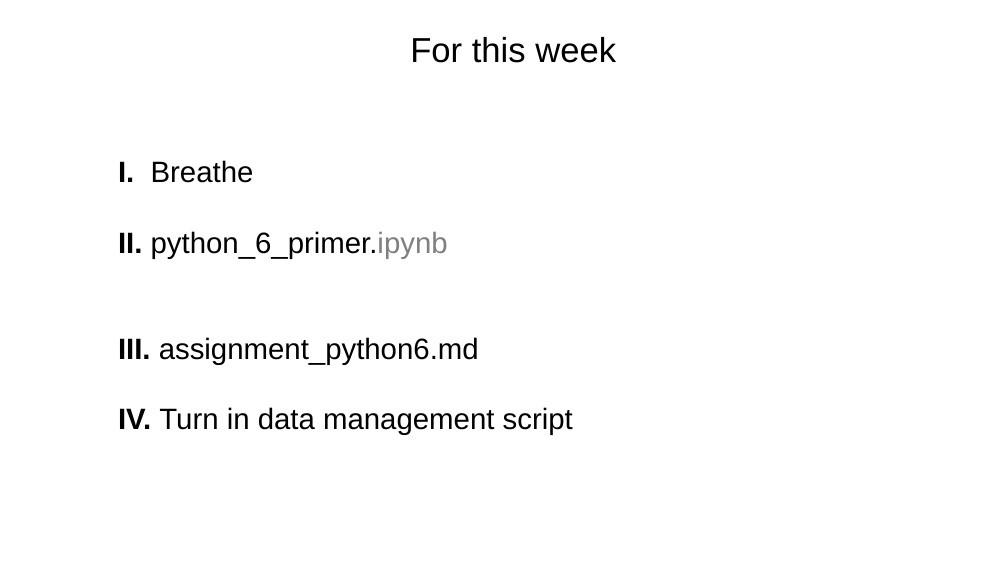
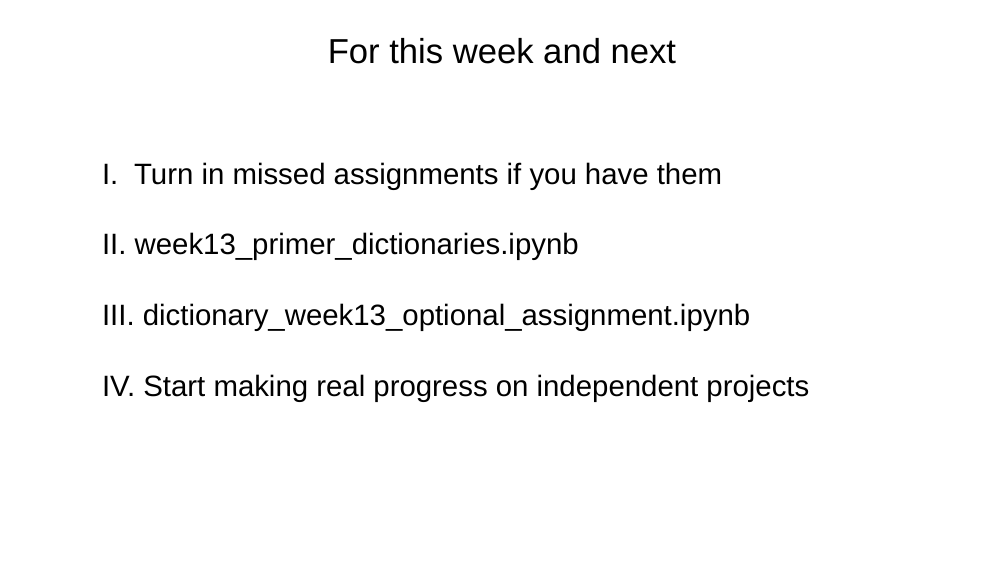
Before and after one commit to tparchman/F26_BIOL792, a slide deck: slide 16 of week13_python_dictionaries/dictionaries_week13.pptx. Drawn at 1008x567 pixels with LibreOffice and Linux fonts; fonts in the diff are those of the drawing. Boxes give left, top, right and bottom in pixels: in the first picture for what was removed or moved away, otherwise in the second. Text is boxed around its words. In the diff, an @@ line names an element or a change of style, - is before the commit and + after.

```diff
--- a/week13_python_dictionaries/dictionaries_week13.pptx
+++ b/week13_python_dictionaries/dictionaries_week13.pptx
@@ text at <box>328,38,676,64</box>: text changed @@
-For this week
+For this week and next
@@ text at <box>102,162,809,401</box>: text changed @@
-I. Breathe
-II. python_6_primer.ipynb
-III. assignment_python6.md
-IV. Turn in data management script
+I. Turn in missed assignments if you have them
+II. week13_primer_dictionaries.ipynb
+III. dictionary_week13_optional_assignment.ipynb
+IV. Start making real progress on independent projects
```
Also in this commit, not shown: 2 other slides changed, 1 slide removed, 4 other files.
